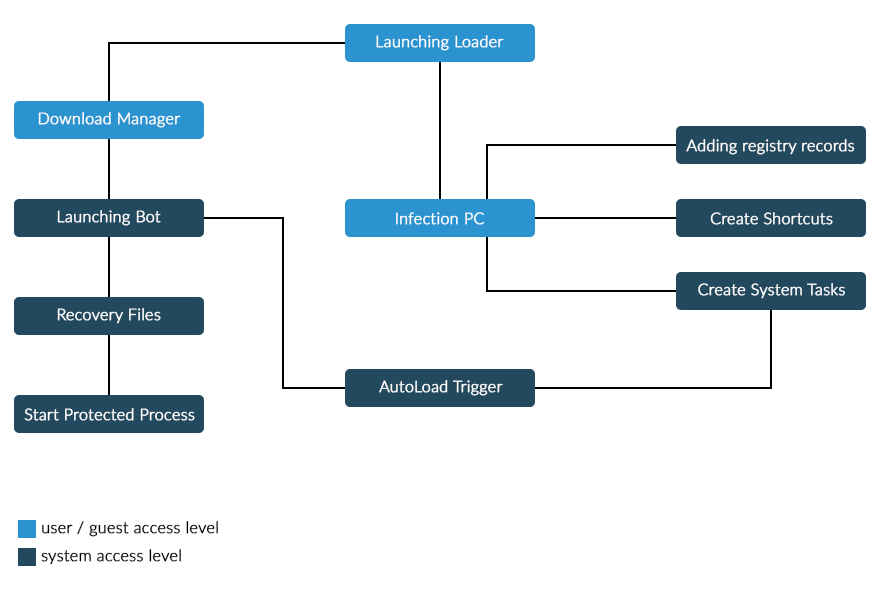
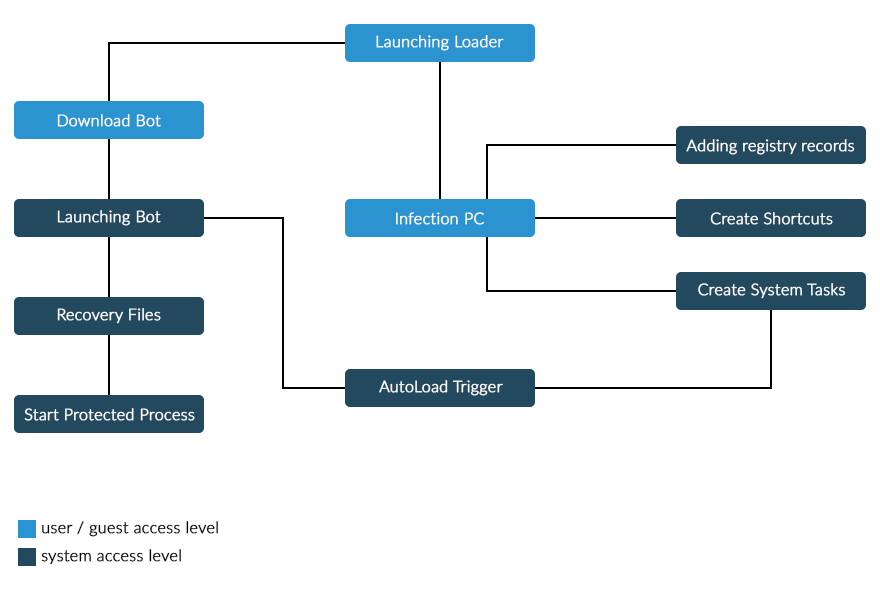
Comparing the layer stacks of the two (880, 590) images. Changes:
renamed "Download Manager" to "Download Bot", painted on it over [38, 112, 181, 128]
